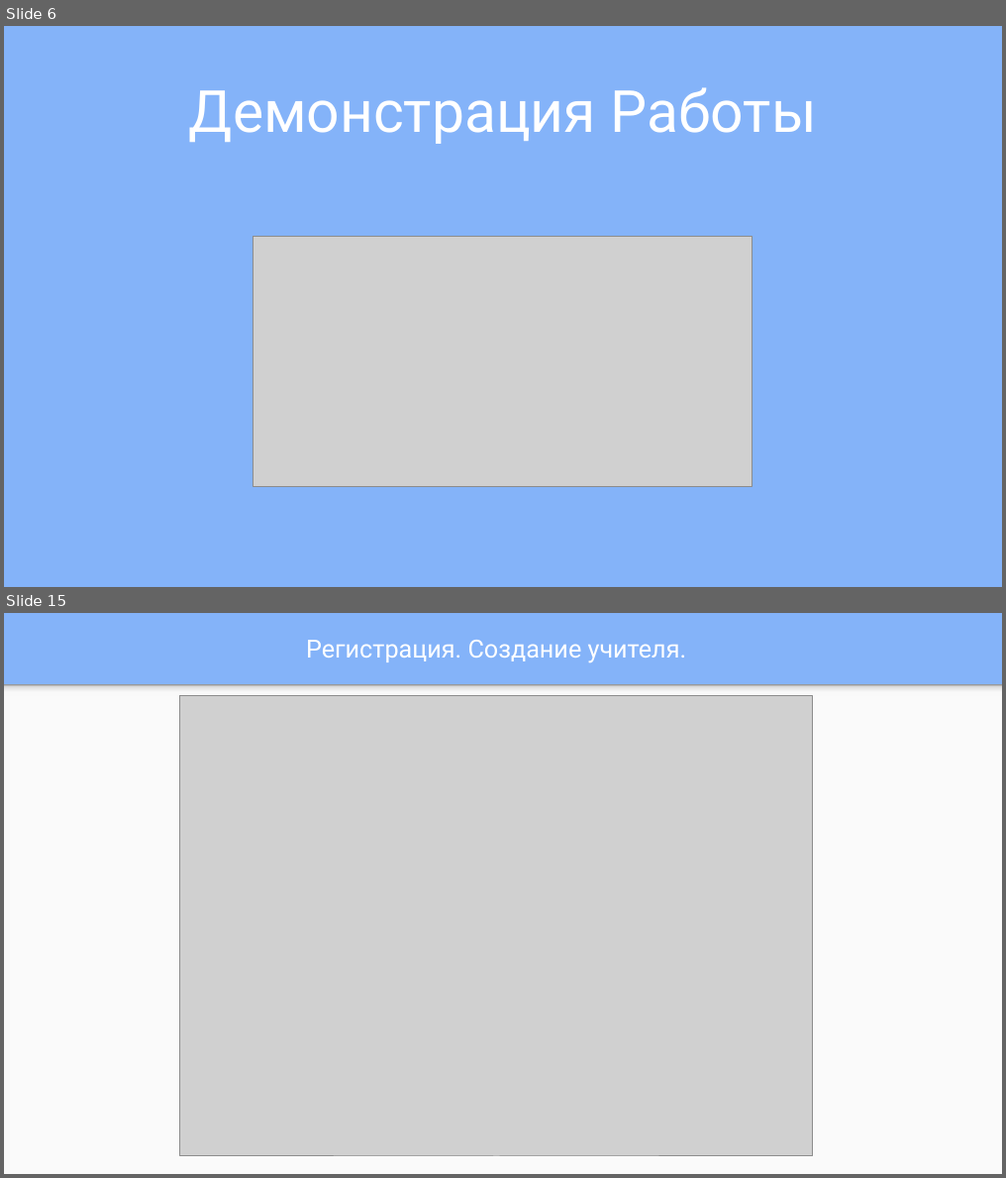
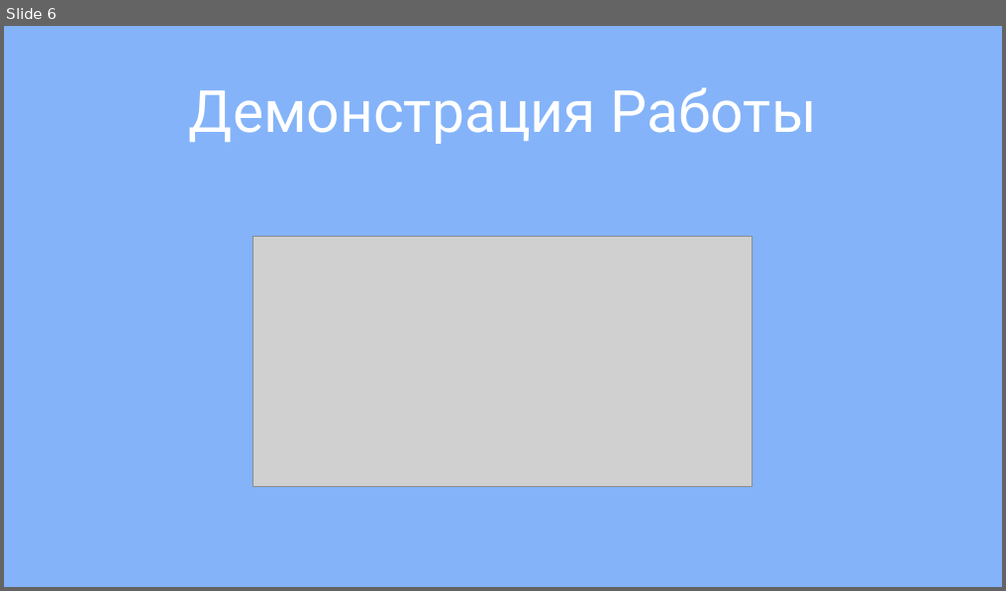
Before and after one commit to BearForesterSmallBeef/TeacherAndParent, a slide deck: materials/presentation/presentation.pptx. Shown one above the other, each under a label of ours: slides 6 and 15 before the commit, slide 6 after it; the slides between them are not shown. The pictures are 1006x1178 and 1006x591 pixels, drawn with LibreOffice and Linux fonts; fonts in the diff are those of the drawing; grey boxes stand for pictures. Boxes give left, top, right and bottom in pixels: in the first picture for what was removed or moved away, otherwise in the second. Text is boxed around its words. In the diff, an @@ line names an element or a change of style, - is before the commit and + after.

```diff
--- a/materials/presentation/presentation.pptx
+++ b/materials/presentation/presentation.pptx
@@ slide 15 removed at <box>4,613,1002,1174</box>, background #84B3F9 @@
@@ title removed at <box>306,640,687,663</box> @@
-Регистрация. Создание учителя.
@@ rectangle removed at <box>4,685,1002,1174</box> @@
@@ rectangle removed at <box>4,685,1002,697</box> @@
@@ picture removed at <box>179,696,812,1156</box> @@
```
Also in this commit, not shown: 16 other slides removed, 37 other files.
